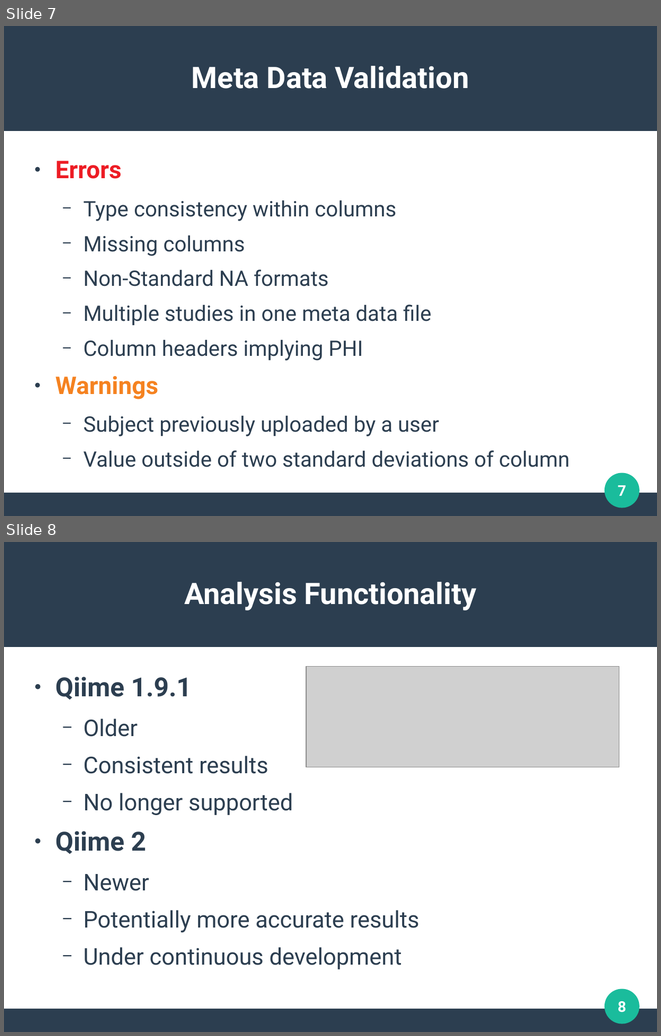
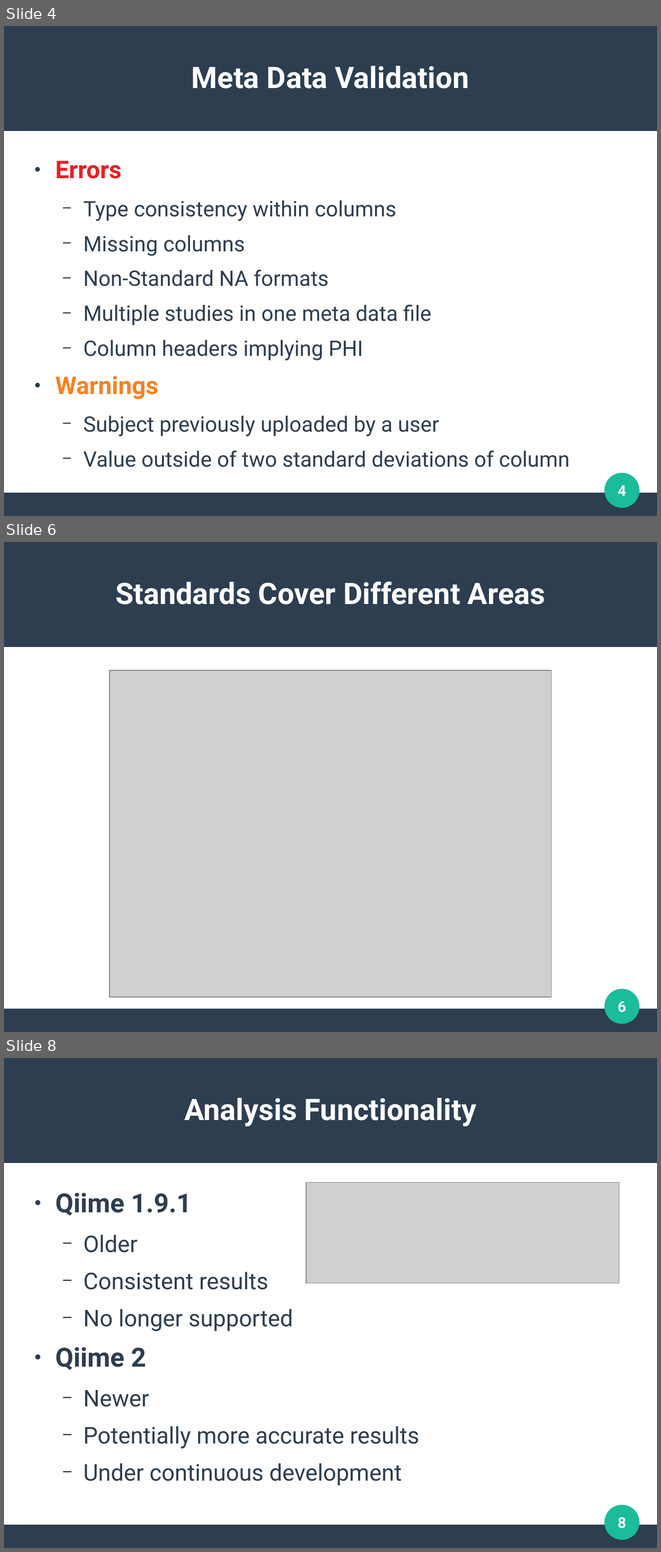
Before and after one commit to clemente-lab/mmeds-meta, a slide deck: sql/mmeds.odp. Shown one above the other, each under a label of ours: slides 7 and 8 before the commit, slides 4, 6 and 8 after it; the slides between them are not shown. The pictures are 661x1036 and 661x1552 pixels, drawn with LibreOffice and Linux fonts; fonts in the diff are those of the drawing; grey boxes stand for pictures. Boxes give left, top, right and bottom in pixels: in the first picture for what was removed or moved away, otherwise in the second. Text is boxed around its words. In the diff, an @@ line names an element or a change of style, - is before the commit and + after.

```diff
--- a/sql/mmeds.odp
+++ b/sql/mmeds.odp
@@ slide 6 added at (4, 542, 657, 1032), background #FFFFFF; not listed: 3 template elements that a slide beside it also shows @@
@@ title added at (115, 581, 545, 605), 36 pt, text #FFFFFF, bold @@
+Standards Cover Different Areas
@@ picture added at (109, 671, 551, 997) @@
@@ page number added at (618, 1001, 626, 1012), 18 pt, text #FFFFFF, bold @@
+6
@@ what was slide 7 is now slide 4 @@
@@ page number at (618, 485, 626, 496): text changed @@
-7
+4
```
Also in this commit, not shown: 3 other slides added, 2 slides removed, 4 other files.
